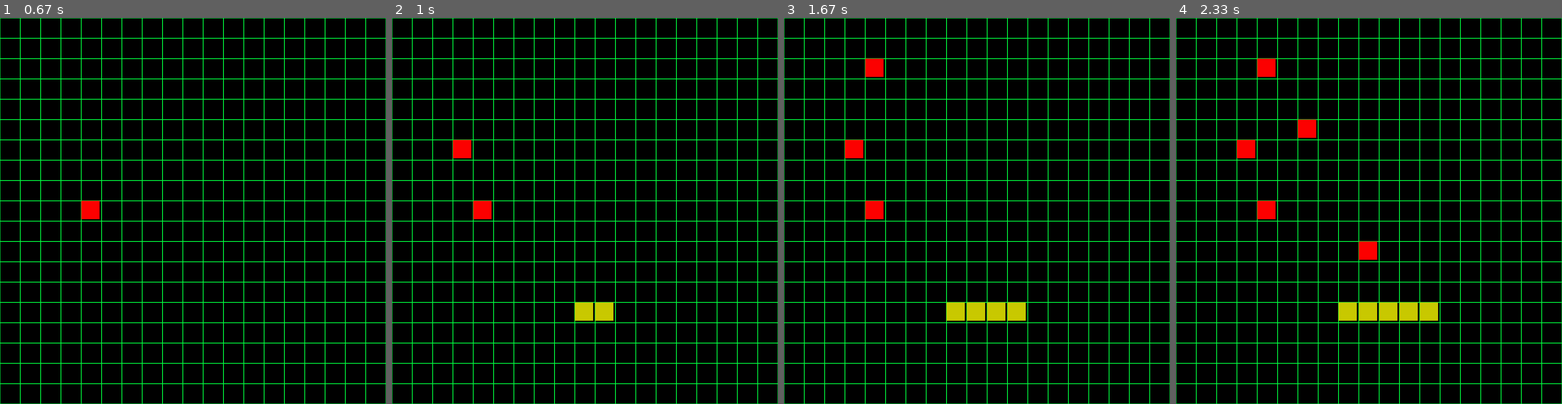
Above: before the commit, frames 1-4 (left to right).
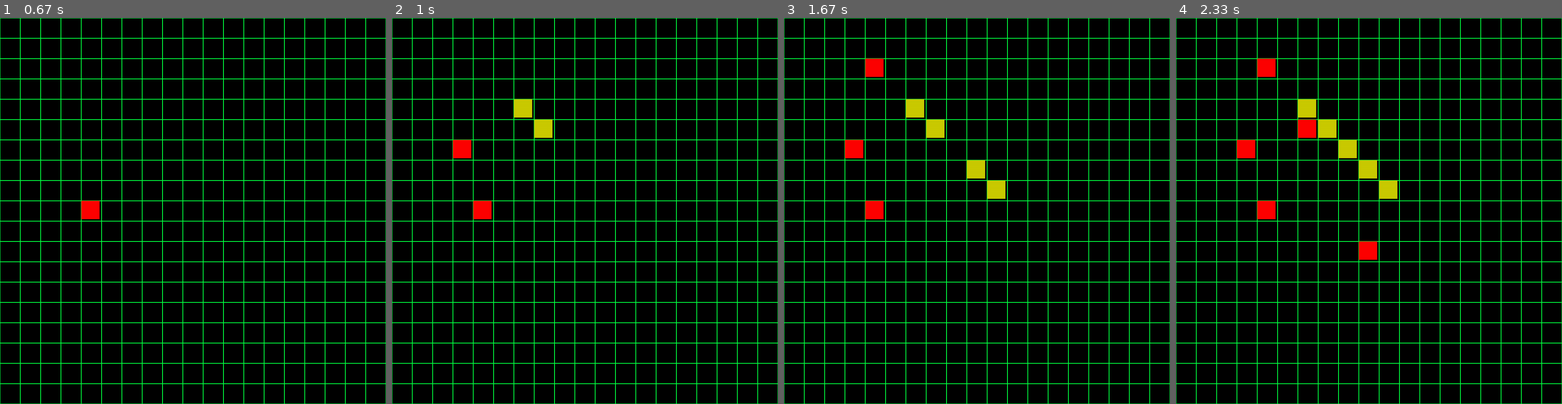
Above: after the commit, the same moments.

Repository: C355Team/Connect6
Game: pygame game, started from AI_connect6.py
Two runs of this game, one before a commit and one after it. Both use one fixed random seed, a clock stepped at 60 frames per second and the inputs below.
Inputs (mouse positions are in pixels of both pictures, inside the frame that each line leads up to):
- Up to frame 1 (0.67 s): press the mouse at (193, 238) at 0.37 s; move the mouse to (146, 226) at 0.47 s; release the mouse at (100, 214) at 0.6 s
- Up to frame 2 (1 s): click (465, 153) at 0.77 s
- Up to frame 3 (1.67 s): click (876, 68) at 1.12 s; click (980, 253) at 1.52 s
- Up to frame 4 (2.33 s): click (1314, 129) at 1.98 s; move the mouse to (1222, 126) at 2.3 s

Frame 1 is identical in both runs. In frame 2, 0.9% of the frame differs, in the area x 31-58%, y 21-79%; in frame 3, 1.9%; in frame 4, 2.3%, in the area x 31-68%, y 21-79%.

Commit message:
cleanup and 2 more special cases

Diff:
--- a/AI_connect6.py
+++ b/AI_connect6.py
@@ -160,11 +160,8 @@
         if a_tuple[0]>max_tuple[0]:
             max_tuple = a_tuple
         elif a_tuple[0]==max_tuple[0]:
-            if a_tuple[1]>max_tuple[1]:
-                max_tuple = a_tuple
-
-    # print_board(board)  # for debugging only
-    # print("MAX SCORE:", max_tuple)
+            max_tuple[1] += a_tuple[1]
+
     return max_tuple
 
 def print_all_scores(board, player):
@@ -172,7 +169,8 @@
     print("DOWN", down_diag_score(board, player))
     print("Ver", vert_score(board, player))
     print("Hor", horiz_score(board, player))
-    print("MAX", max_score(board,player))
+    score = max_score(board, player)
+    print(f'max_length={score[0]} multiples={score[1]}')
 
 # check available moves
 
@@ -206,7 +204,7 @@
 best_move_x = 0
 best_move_y = 0
 
-def ab_negamax(board, player, depth, max_depth, alpha, beta):
+def ab_negamax(board, player, depth, max_depth, alpha, beta, turn):
     global best_move_x, best_move_y
 
     # previous move created win
@@ -214,9 +212,13 @@
         max_score_player = max_score(board, player)
         max_score_opponent = max_score(board, opponent(player))
 
-        # special case where player has connect4 and AI has connect3, then AI should go for block
-        if max_score_player[0] == 4 and max_score_opponent[0] == 4:
-            max_score_opponent[0] = 0
+        # special case #1: player has connect4 and opponent has connect3, then opponent should go for block
+        # special case #2: player has connect5 and opponent has connect4 while on last turn, then opponent should go for block
+        # special case #3: player has connect5 and opponent has connect4 while on last turn, then opponent should go for block
+        if ((max_score_player[0] == 4 and max_score_opponent[0] == 4) or
+            (max_score_player[0] == 4 and max_score_opponent[0] == 5 and turn % 2 == 1) or
+            (max_score_player[0] == 5 and max_score_opponent[0] == 4 and turn % 2 == 1)):
+                max_score_opponent[0] = 0
 
         # if player max_length > opponent max_length OR player multiples at max_length > opponent multiples at max_length
         if max_score_player[0] > max_score_opponent[0] or (max_score_player[0] == max_score_opponent[0] and max_score_player[1] > max_score_opponent[1]):
@@ -234,7 +236,7 @@
     random.shuffle(moves)
     for move in moves:
         new_board[move[0]][move[1]] = player
-        v = ab_negamax(new_board, opponent(player), depth+1, max_depth, [-alpha[0], -alpha[1]], [-beta[0], -beta[1]])
+        v = ab_negamax(new_board, opponent(player), depth+1, max_depth, [-alpha[0], -alpha[1]], [-beta[0], -beta[1]], turn+1)
 
         # if -v max_length > best max_length OR -v multiples at max_length > best multiples at max_length
         if -v[0] > best[0] or (-v[0] == best[0] and -v[1] >= best[1]):
@@ -357,7 +359,7 @@
                 print_all_scores(board, "X")
 
         else: #player 2
-            ab_negamax(board, 'O', 0, 1, [-1000, -1000], [1000, 1000])   # board, player, depth, max_depth, alpha, beta
+            ab_negamax(board, 'O', 0, 1, [-1000, -1000], [1000, 1000], turn)   # board, player, depth, max_depth, alpha, beta, turn
             board[best_move_x][best_move_y] = "O"
             pygame.draw.rect(WIN, (204,204,0),(best_move_y*50,best_move_x*50,45,45), 0) #yellow tile
             if win_state(board, "O"):
